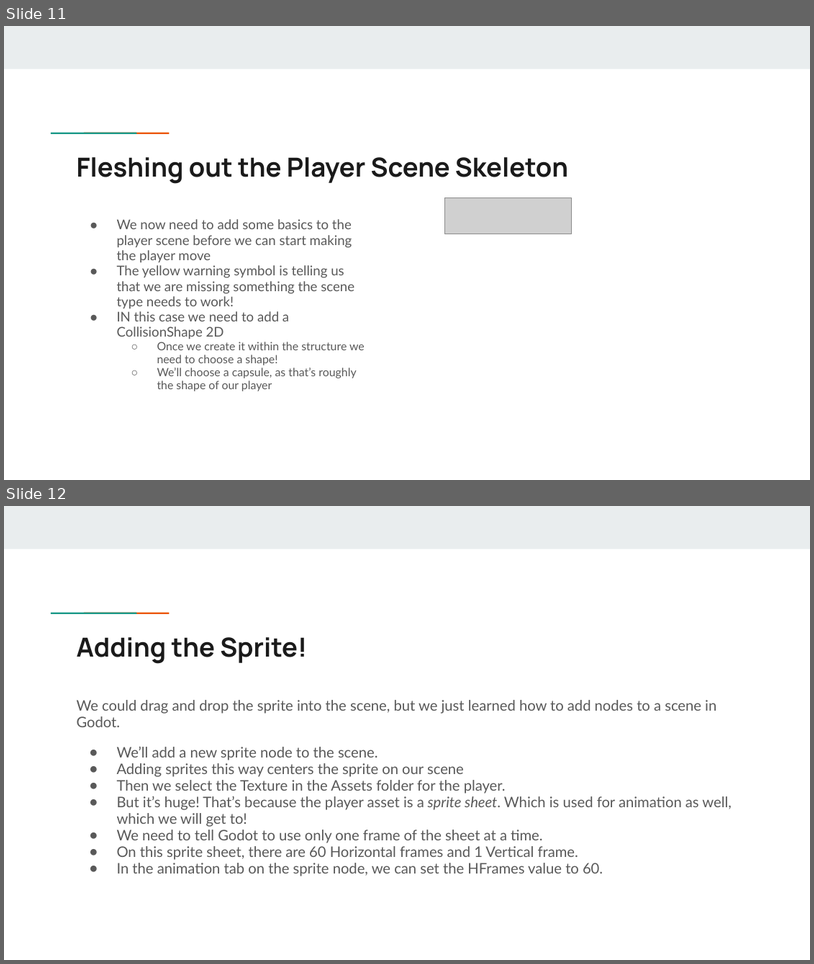
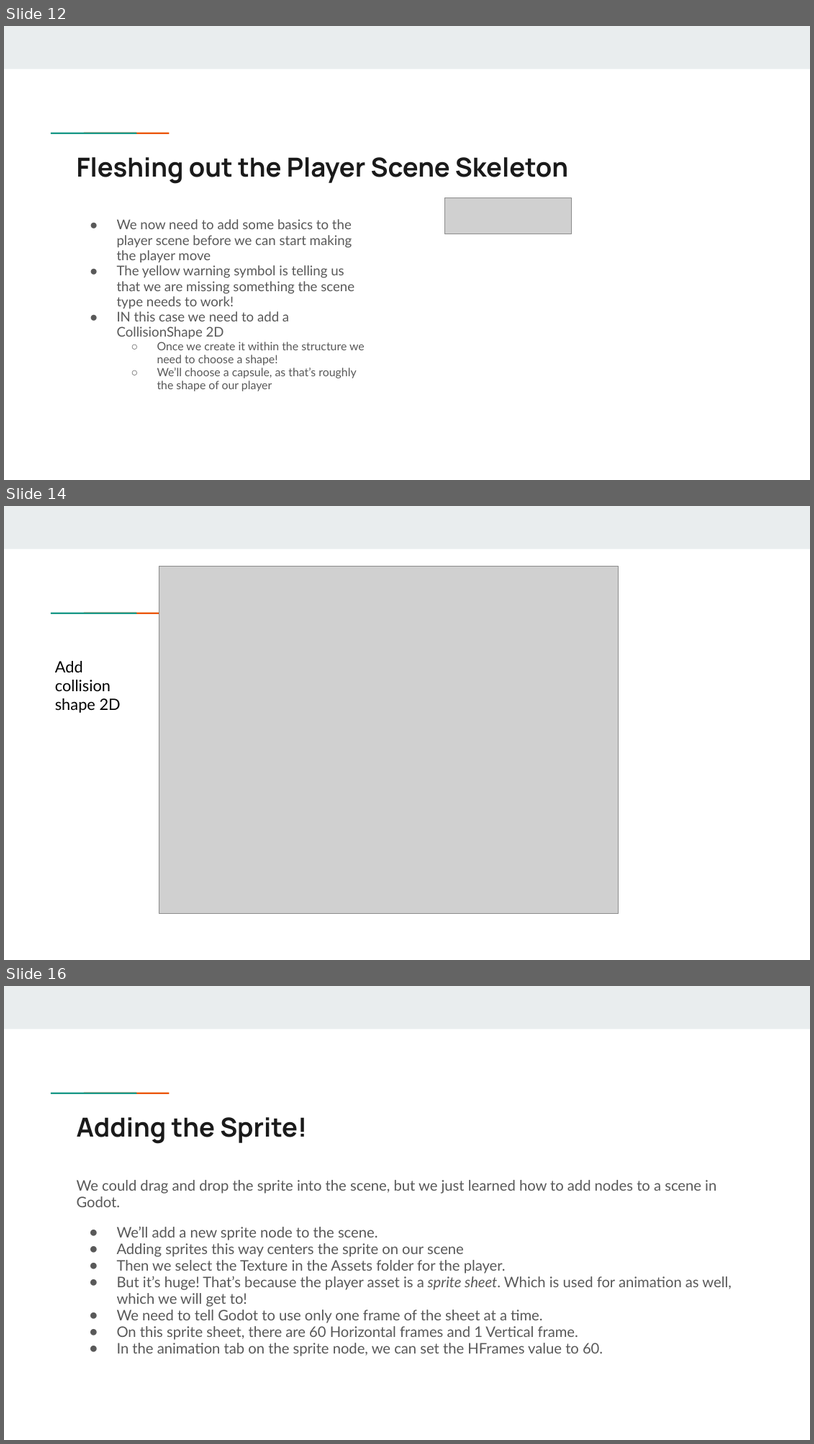
Before and after one commit to dospaceomaha/Game-Design-Fundamentals-Bootcamp, a slide deck: Session1/Getting Started Session 1 - Slides.pptx. Shown one above the other, each under a label of ours: slides 11 and 12 before the commit, slides 12, 14 and 16 after it; the slides between them are not shown. The pictures are 814x964 and 814x1444 pixels, drawn with LibreOffice and Linux fonts; fonts in the diff are those of the drawing; grey boxes stand for pictures. Boxes give left, top, right and bottom in pixels: in the first picture for what was removed or moved away, otherwise in the second. Text is boxed around its words. In the diff, an @@ line names an element or a change of style, - is before the commit and + after.

```diff
--- a/Session1/Getting Started Session 1 - Slides.pptx
+++ b/Session1/Getting Started Session 1 - Slides.pptx
@@ slide 14 added at bbox=[4, 506, 810, 960], background #FFFFFF; not listed: 3 template elements that a slide beside it also shows @@
@@ picture added at bbox=[160, 566, 620, 914] @@
@@ text added at bbox=[55, 661, 121, 713], 14 pt, text #000000 @@
+Add collision shape 2D
@@ what was slide 11 is now slide 12 @@
@@ what was slide 12 is now slide 16 @@
```
Also in this commit, not shown: 1 slide changed, 5 other slides added, 1 other file.
